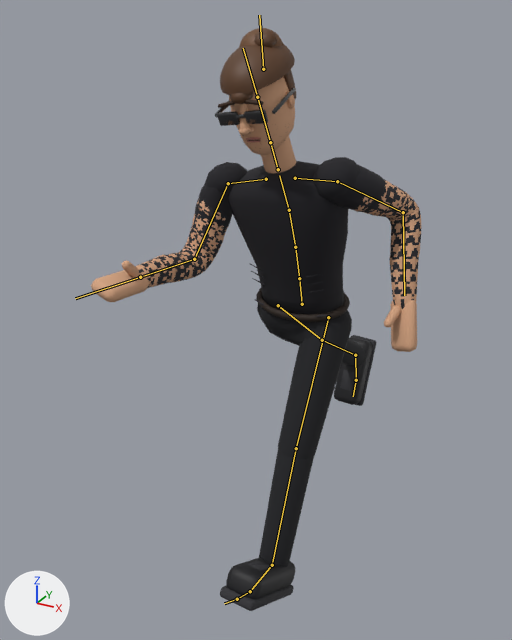
Before and after pictures for a commit that changed the glTF model assets/models/shared/brady.glb.
Before and after are seen from a 50 mm lens placed at (0.957, -2.073, 1.933), pointed at (-0.171, -0.022, 0.908). The lights are fixed; the arrows at lower left show +X, +Y and +Z. The picture after the commit comes second. Both versions are drawn at frame 7 of the action 'run'; the numbers are the values there. The bones that change, and the others that lie on the model, are drawn over the model as lines.

The first picture shows 'brady'.
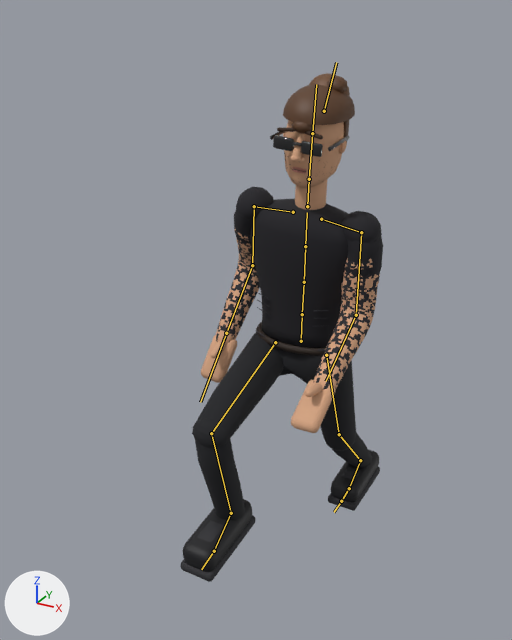
Pixel boxes (x1, y1, x2, y2) of what changed, in the pictures (512 x 640 px):
'brady', posed (38% narrower, 13% shorter): before (91, 28, 421, 611); after (180, 73, 383, 582)
bone 'mixamorig:Hips', root to tip: before (302, 304) to (299, 278); after (301, 341) to (302, 314)
bone 'mixamorig:LeftUpLeg', root to tip: before (328, 317) to (296, 448); after (326, 355) to (339, 434)
bone 'mixamorig:LeftLeg', root to tip: before (296, 448) to (272, 565); after (339, 434) to (360, 460)
bone 'mixamorig:LeftFoot', root to tip: before (272, 565) to (250, 591); after (360, 460) to (349, 488)
bone 'mixamorig:RightUpLeg', root to tip: before (278, 305) to (322, 340); after (275, 342) to (211, 433)
bone 'mixamorig:RightLeg', root to tip: before (322, 340) to (355, 355); after (211, 433) to (231, 513)
bone 'mixamorig:RightFoot', root to tip: before (355, 355) to (356, 380); after (231, 513) to (214, 551)
bone 'mixamorig:Spine', root to tip: before (299, 278) to (295, 247); after (302, 314) to (304, 282)
bone 'mixamorig:Spine1', root to tip: before (295, 247) to (289, 210); after (304, 282) to (305, 246)
bone 'mixamorig:Spine2', root to tip: before (289, 210) to (279, 175); after (305, 246) to (307, 212)
bone 'mixamorig:LeftArm', root to tip: before (337, 181) to (403, 212); after (361, 232) to (356, 315)
bone 'mixamorig:LeftForeArm', root to tip: before (403, 212) to (404, 295); after (356, 315) to (326, 381)
bone 'mixamorig:Neck', root to tip: before (278, 169) to (270, 142); after (307, 206) to (309, 179)
bone 'mixamorig:Head', root to tip: before (270, 142) to (257, 97); after (309, 179) to (312, 133)
bone 'mixamorig:RightArm', root to tip: before (228, 183) to (194, 259); after (254, 206) to (252, 265)
bone 'mixamorig:RightForeArm', root to tip: before (194, 259) to (140, 277); after (252, 265) to (226, 333)

Diff of the bpy script that builds the scene:
```diff
--- a/assets/models/shared/brady.glb.py
+++ b/assets/models/shared/brady.glb.py
@@ bone_mixamorig_hips @@
 bone_mixamorig_hips = bpy.data.objects['Armature'].pose.bones['mixamorig:Hips']
-bone_mixamorig_hips.location = (0.0, -0.012, 0.0)
-bone_mixamorig_hips.rotation_quaternion = (0.994, 0.11, -0.028, 0.003)  # degrees (13, -3, 0)
+bone_mixamorig_hips.location = (0.0, -0.154, 0.0)
+bone_mixamorig_hips.rotation_quaternion = (1.0, 0.0, 0.0, -0.007)  # degrees (0, 0, -1)
@@ bone_mixamorig_leftupleg @@
 bone_mixamorig_leftupleg = bpy.data.objects['Armature'].pose.bones['mixamorig:LeftUpLeg']  # child of 'mixamorig:Hips'
-bone_mixamorig_leftupleg.rotation_quaternion = (0.941, -0.34, 0.0, 0.0)  # degrees (-40, 0, 0)
+bone_mixamorig_leftupleg.rotation_quaternion = (0.981, 0.196, 0.0, 0.0)  # degrees (23, 0, 0)
@@ bone_mixamorig_leftleg @@
 bone_mixamorig_leftleg = bpy.data.objects['Armature'].pose.bones['mixamorig:LeftLeg']  # child of 'mixamorig:LeftUpLeg'
-bone_mixamorig_leftleg.rotation_quaternion = (0.999, 0.05, 0.0, 0.0)  # degrees (6, 0, 0)
+bone_mixamorig_leftleg.rotation_quaternion = (0.983, 0.186, 0.0, 0.0)  # degrees (21, 0, 0)
@@ bone_mixamorig_leftfoot @@
 bone_mixamorig_leftfoot = bpy.data.objects['Armature'].pose.bones['mixamorig:LeftFoot']  # child of 'mixamorig:LeftLeg'
-bone_mixamorig_leftfoot.rotation_quaternion = (0.997, -0.075, 0.0, 0.0)  # degrees (-9, 0, 0)
+bone_mixamorig_leftfoot.rotation_quaternion = (0.927, -0.375, 0.0, 0.0)  # degrees (-44, 0, 0)
@@ bone_mixamorig_rightupleg @@
 bone_mixamorig_rightupleg = bpy.data.objects['Armature'].pose.bones['mixamorig:RightUpLeg']  # child of 'mixamorig:Hips'
-bone_mixamorig_rightupleg.rotation_quaternion = (0.941, 0.34, 0.0, 0.0)  # degrees (40, 0, 0)
+bone_mixamorig_rightupleg.rotation_quaternion = (0.806, -0.592, 0.0, 0.0)  # degrees (-73, 0, 0)
@@ bone_mixamorig_rightleg @@
 bone_mixamorig_rightleg = bpy.data.objects['Armature'].pose.bones['mixamorig:RightLeg']  # child of 'mixamorig:RightUpLeg'
-bone_mixamorig_rightleg.rotation_quaternion = (0.999, 0.054, 0.0, 0.0)  # degrees (6, 0, 0)
+bone_mixamorig_rightleg.rotation_quaternion = (0.711, 0.703, 0.0, 0.0)  # degrees (89, 0, 0)
@@ bone_mixamorig_rightfoot @@
 bone_mixamorig_rightfoot = bpy.data.objects['Armature'].pose.bones['mixamorig:RightFoot']  # child of 'mixamorig:RightLeg'
-bone_mixamorig_rightfoot.rotation_quaternion = (0.997, 0.082, 0.0, 0.0)  # degrees (9, 0, 0)
+bone_mixamorig_rightfoot.rotation_quaternion = (0.995, -0.101, 0.0, 0.0)  # degrees (-12, 0, 0)
@@ bone_mixamorig_spine @@
 bone_mixamorig_spine = bpy.data.objects['Armature'].pose.bones['mixamorig:Spine']  # child of 'mixamorig:Hips'
-bone_mixamorig_spine.rotation_quaternion = (1.0, 0.01, 0.009, 0.014)  # degrees (1, 1, 2)
+bone_mixamorig_spine.rotation_quaternion = (0.999, 0.028, 0.005, -0.016)  # degrees (3, 1, -2)
@@ bone_mixamorig_spine1 @@
 bone_mixamorig_spine1 = bpy.data.objects['Armature'].pose.bones['mixamorig:Spine1']  # child of 'mixamorig:Spine'
-bone_mixamorig_spine1.rotation_quaternion = (1.0, 0.0, 0.014, 0.018)  # degrees (0, 2, 2)
+bone_mixamorig_spine1.rotation_quaternion = (1.0, 0.028, 0.0, -0.012)  # degrees (3, 0, -1)
@@ bone_mixamorig_spine2 @@
 bone_mixamorig_spine2 = bpy.data.objects['Armature'].pose.bones['mixamorig:Spine2']  # child of 'mixamorig:Spine1'
-bone_mixamorig_spine2.rotation_quaternion = (0.999, 0.045, 0.019, 0.022)  # degrees (5, 2, 3)
+bone_mixamorig_spine2.rotation_quaternion = (1.0, 0.024, 0.0, -0.012)  # degrees (3, 0, -1)
@@ bone_mixamorig_leftarm @@
 bone_mixamorig_leftarm = bpy.data.objects['Armature'].pose.bones['mixamorig:LeftArm']  # child of 'mixamorig:LeftShoulder'
-bone_mixamorig_leftarm.rotation_quaternion = (0.808, -0.496, 0.271, 0.166)  # degrees (-63, 37, 0)
+bone_mixamorig_leftarm.rotation_quaternion = (0.744, -0.659, -0.083, -0.073)  # degrees (-83, -13, 0)
@@ bone_mixamorig_leftforearm @@
 bone_mixamorig_leftforearm = bpy.data.objects['Armature'].pose.bones['mixamorig:LeftForeArm']  # child of 'mixamorig:LeftArm'
-bone_mixamorig_leftforearm.rotation_quaternion = (0.796, 0.0, 0.0, -0.605)  # degrees (0, 0, -74)
+bone_mixamorig_leftforearm.rotation_quaternion = (0.889, 0.0, 0.0, -0.457)  # degrees (0, 0, -54)
@@ bone_mixamorig_neck @@
 bone_mixamorig_neck = bpy.data.objects['Armature'].pose.bones['mixamorig:Neck']  # child of 'mixamorig:Spine2'
-bone_mixamorig_neck.rotation_quaternion = (1.0, 0.01, 0.0, 0.0)  # degrees (1, 0, 0)
+bone_mixamorig_neck.rotation_quaternion = (1.0, -0.012, 0.0, 0.0)  # degrees (-1, 0, 0)
@@ bone_mixamorig_head @@
 bone_mixamorig_head = bpy.data.objects['Armature'].pose.bones['mixamorig:Head']  # child of 'mixamorig:Neck'
-bone_mixamorig_head.rotation_quaternion = (1.0, 0.005, -0.014, 0.0)  # degrees (1, -2, 0)
+bone_mixamorig_head.rotation_quaternion = (1.0, -0.016, -0.005, 0.0)  # degrees (-2, -1, 0)
@@ bone_mixamorig_rightarm @@
 bone_mixamorig_rightarm = bpy.data.objects['Armature'].pose.bones['mixamorig:RightArm']  # child of 'mixamorig:RightShoulder'
-bone_mixamorig_rightarm.rotation_quaternion = (0.808, -0.496, 0.271, 0.166)  # degrees (-63, 37, 0)
+bone_mixamorig_rightarm.rotation_quaternion = (0.744, -0.659, -0.083, -0.073)  # degrees (-83, -13, 0)
@@ bone_mixamorig_rightforearm @@
 bone_mixamorig_rightforearm = bpy.data.objects['Armature'].pose.bones['mixamorig:RightForeArm']  # child of 'mixamorig:RightArm'
-bone_mixamorig_rightforearm.rotation_quaternion = (0.796, 0.0, 0.0, 0.605)  # degrees (0, 0, 74)
+bone_mixamorig_rightforearm.rotation_quaternion = (0.889, 0.0, 0.0, 0.457)  # degrees (0, 0, 54)
```
